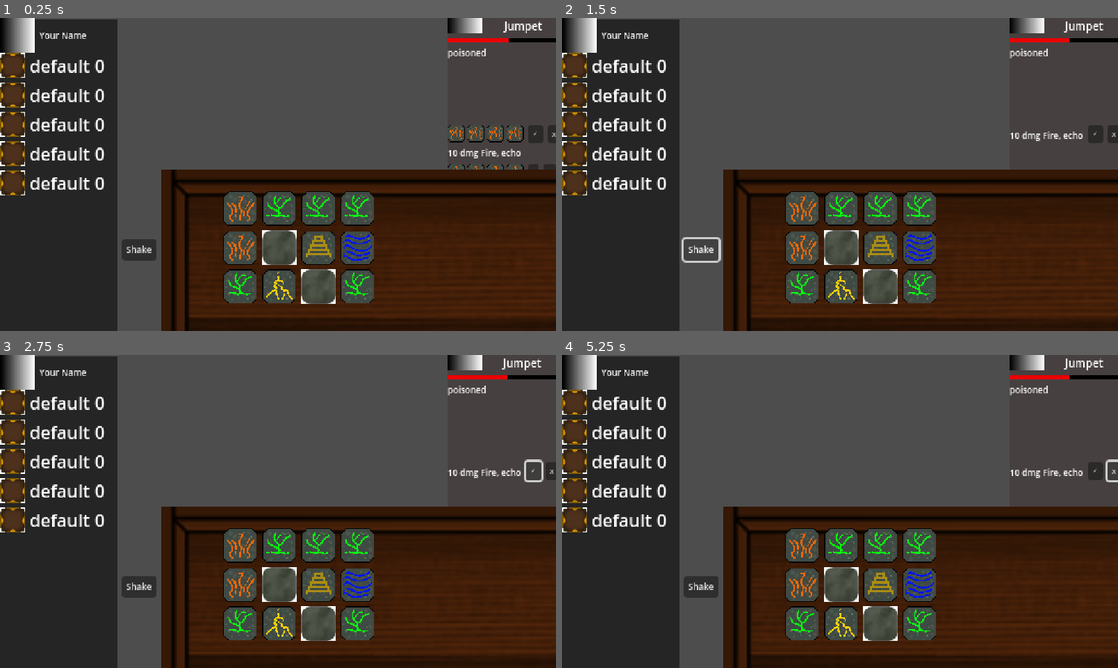
Above: before the commit, frames 1-4 (two rows, left to right).
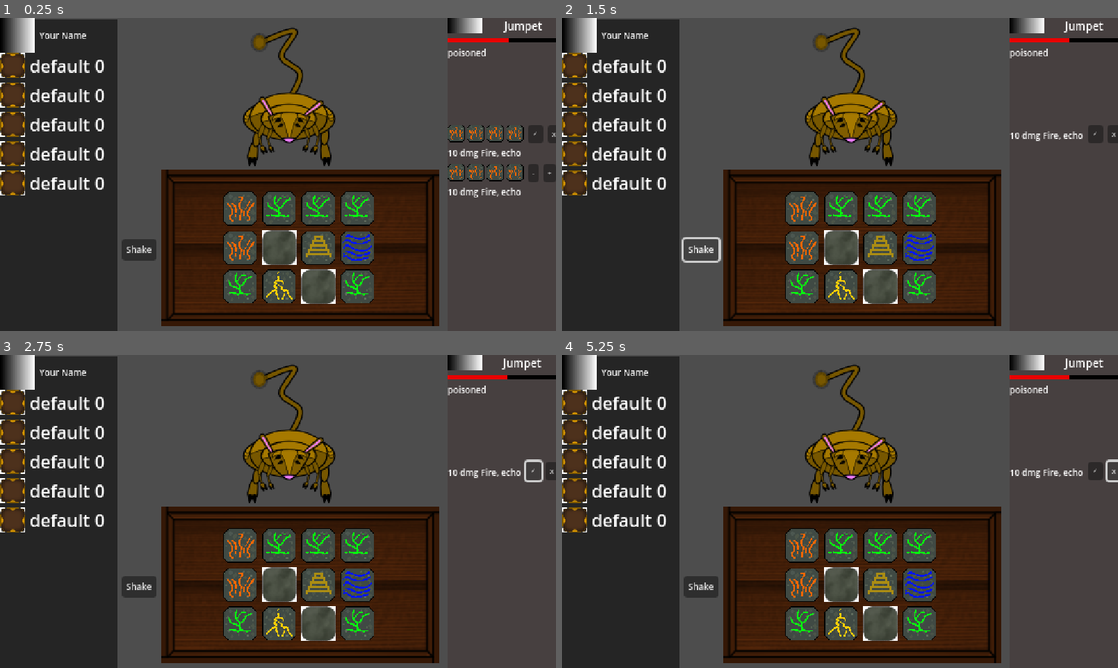
Above: after the commit, the same moments.

Repository: brianhall1313/rune-box-dice-roller
Game: Godot game, scene res://scenes/encounter.tscn
Same seed, same stepped clock (60 frames per second), same inputs: the game is played once before the commit and once after it. The project has no main scene, so this scene is started directly.
Inputs:
- Up to frame 1 (0.25 s): no input
- Up to frame 2 (1.5 s): click "✓" at 0.5 s; click "Shake" at 1.25 s
- Up to frame 3 (2.75 s): click "✓" at 2 s
- Up to frame 4 (5.25 s): click "Shake" at 2.75 s; click "✓" at 3.5 s; click "Shake" at 4.25 s; click "X" at 5 s

The runs differ from the first frame. In frame 1, 18% of the frame differs, in the area x 29-100%, y 2-100%; in frame 2, 18%; in frame 3, 18%; in frame 4, 18%.

Commit message:
updated textures

Diff:
--- a/scenes/box.tscn
+++ b/scenes/box.tscn
@@ -11,9 +11,10 @@
 
 [node name="box_image" type="TextureRect" parent="."]
 layout_mode = 0
-offset_right = 40.0
-offset_bottom = 40.0
+offset_right = 256.0
+offset_bottom = 144.0
 texture = ExtResource("2_3olan")
+expand_mode = 2
 
 [node name="dice_grid" type="MarginContainer" parent="."]
 layout_mode = 0
--- a/scenes/encounter.gd
+++ b/scenes/encounter.gd
@@ -6,6 +6,8 @@
 var displayed: Array[Die] = []
 var current_spell_selection: Array[Die] = []
 var spell_queue: Array[Array] = []
+
+var current_enemy # scene instance or just the data?
 
 func _ready() -> void:
 	connect_to_global_signal_bus()
--- a/scenes/encounter.tscn
+++ b/scenes/encounter.tscn
@@ -1,13 +1,65 @@
-[gd_scene load_steps=6 format=3 uid="uid://onto76ada87d"]
+[gd_scene load_steps=13 format=3 uid="uid://onto76ada87d"]
 
 [ext_resource type="PackedScene" uid="uid://un86ip0c1s75" path="res://scenes/player_info_element.tscn" id="1_62fm1"]
 [ext_resource type="Script" path="res://scenes/encounter.gd" id="1_ntlaj"]
 [ext_resource type="Script" path="res://scenes/ui.gd" id="2_dtx1n"]
+[ext_resource type="Texture2D" uid="uid://bhhfr6mn1nwga" path="res://textures/Jumpet/Jumpet_Base.png" id="2_tdpf4"]
 [ext_resource type="PackedScene" uid="uid://dka5ft4cxosrs" path="res://scenes/right_panel.tscn" id="2_yr2bm"]
 [ext_resource type="PackedScene" uid="uid://h587v4triyb6" path="res://scenes/active_panel.tscn" id="3_5nnk0"]
+[ext_resource type="Texture2D" uid="uid://52xpjopx0wrq" path="res://textures/Jumpet/Jumpet_Base_2.png" id="3_s8nbm"]
+[ext_resource type="Texture2D" uid="uid://ckovvb1r7xkti" path="res://textures/Jumpet/Jumpet_Base.3.png" id="4_3osgq"]
+
+[sub_resource type="AtlasTexture" id="AtlasTexture_6hkl7"]
+atlas = ExtResource("2_tdpf4")
+region = Rect2(0, 0, 256, 256)
+
+[sub_resource type="AtlasTexture" id="AtlasTexture_mtakt"]
+atlas = ExtResource("3_s8nbm")
+region = Rect2(0, 0, 256, 256)
+
+[sub_resource type="AtlasTexture" id="AtlasTexture_m2lbr"]
+atlas = ExtResource("4_3osgq")
+region = Rect2(0, 0, 256, 256)
+
+[sub_resource type="SpriteFrames" id="SpriteFrames_gdi4d"]
+animations = [{
+"frames": [{
+"duration": 1.0,
+"texture": SubResource("AtlasTexture_6hkl7")
+}, {
+"duration": 1.0,
+"texture": SubResource("AtlasTexture_mtakt")
+}, {
+"duration": 1.0,
+"texture": SubResource("AtlasTexture_m2lbr")
+}, {
+"duration": 1.0,
+"texture": SubResource("AtlasTexture_6hkl7")
+}, {
+"duration": 1.0,
+"texture": SubResource("AtlasTexture_mtakt")
+}, {
+"duration": 1.0,
+"texture": SubResource("AtlasTexture_6hkl7")
+}, {
+"duration": 1.0,
+"texture": SubResource("AtlasTexture_mtakt")
+}],
+"loop": true,
+"name": &"default",
+"speed": 5.0
+}]
 
 [node name="encounter" type="Node2D"]
 script = ExtResource("1_ntlaj")
+
+[node name="Node2D" type="Node2D" parent="."]
+position = Vector2(266, 37)
+
+[node name="AnimatedSprite2D" type="AnimatedSprite2D" parent="Node2D"]
+sprite_frames = SubResource("SpriteFrames_gdi4d")
+frame = 5
+frame_progress = 0.141912
 
 [node name="UI" type="Control" parent="."]
 layout_mode = 3
Binary file added: textures/Spell_Effects/Earth_Lob/Earth_Lob_1.png
Not shown, added: textures/Spell_Effects/Earth_Lob/Earth_Lob_1.png.import
Binary file added: textures/Spell_Effects/Earth_Lob/Earth_Lob_2.png
Not shown, added: textures/Spell_Effects/Earth_Lob/Earth_Lob_2.png.import
Binary file added: textures/Spell_Effects/Earth_Lob/Earth_Lob_3.png
Not shown, added: textures/Spell_Effects/Earth_Lob/Earth_Lob_3.png.import
Binary file added: textures/Spell_Effects/Earth_Lob/Earth_Lob__Strike.png
Not shown, added: textures/Spell_Effects/Earth_Lob/Earth_Lob__Strike.png.import
Binary file added: textures/Spell_Effects/Fire_Temper/Fire_Temper_!.png
Not shown, added: textures/Spell_Effects/Fire_Temper/Fire_Temper_!.png.import
Binary file added: textures/Spell_Effects/Fire_Temper/Fire_Temper_2.png
Not shown, added: textures/Spell_Effects/Fire_Temper/Fire_Temper_2.png.import
(and 25 more such lines)
